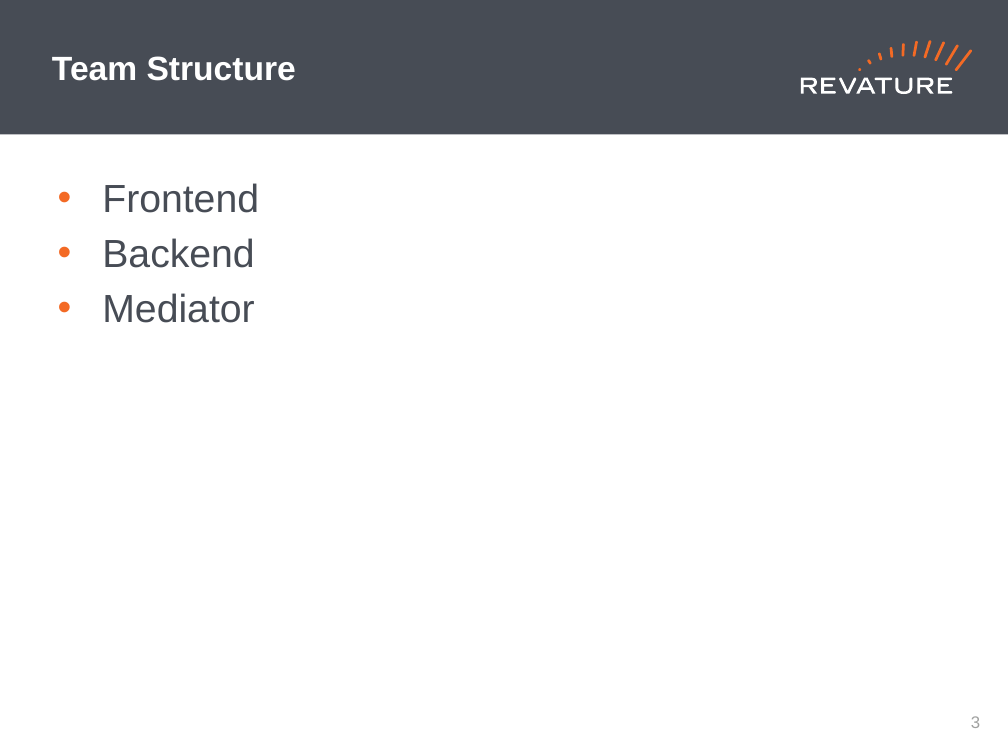
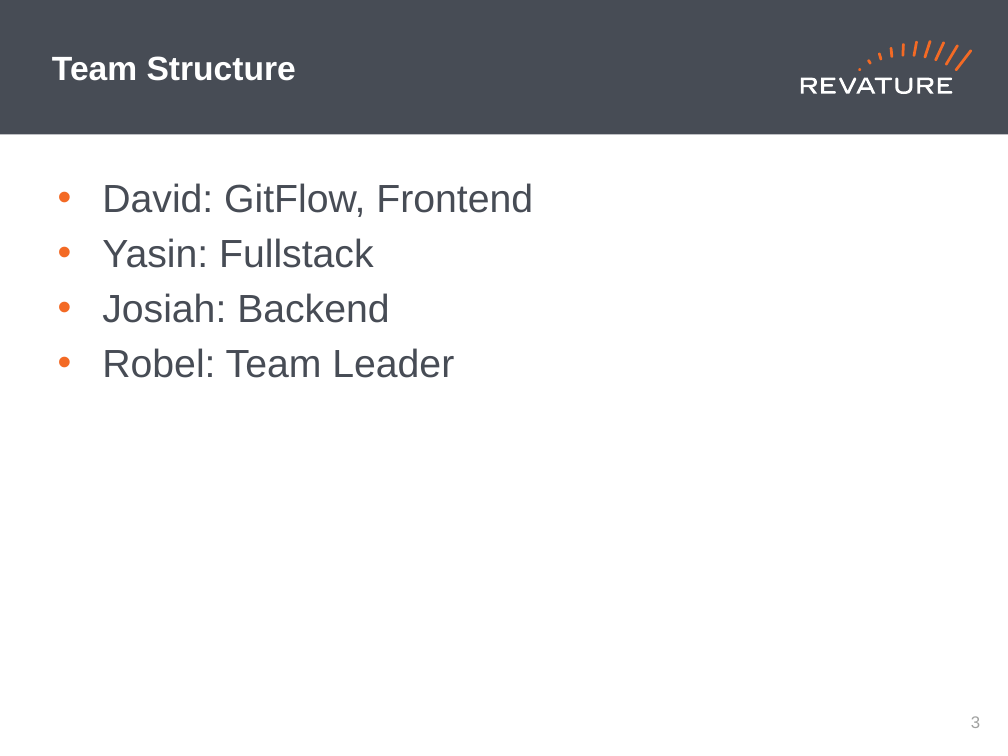
Before and after one commit to DavidKaza/skybank, a slide deck: slide 4 of Revature_PPT_Template (1).pptx. Drawn at 1008x756 pixels with LibreOffice and Linux fonts; fonts in the diff are those of the drawing. Boxes give left, top, right and bottom in pixels: in the first picture for what was removed or moved away, otherwise in the second. Text is boxed around its words. In the diff, an @@ line names an element or a change of style, - is before the commit and + after.

```diff
--- a/Revature_PPT_Template (1).pptx
+++ b/Revature_PPT_Template (1).pptx
@@ text at (x1=102, y1=183, x2=533, y2=378): text changed @@
-• Frontend
-• Backend
-• Mediator
+• David: GitFlow, Frontend
+• Yasin: Fullstack
+• Josiah: Backend
+• Robel: Team Leader
```
Also in this commit, not shown: 6 other slides changed, 2 slides removed.
